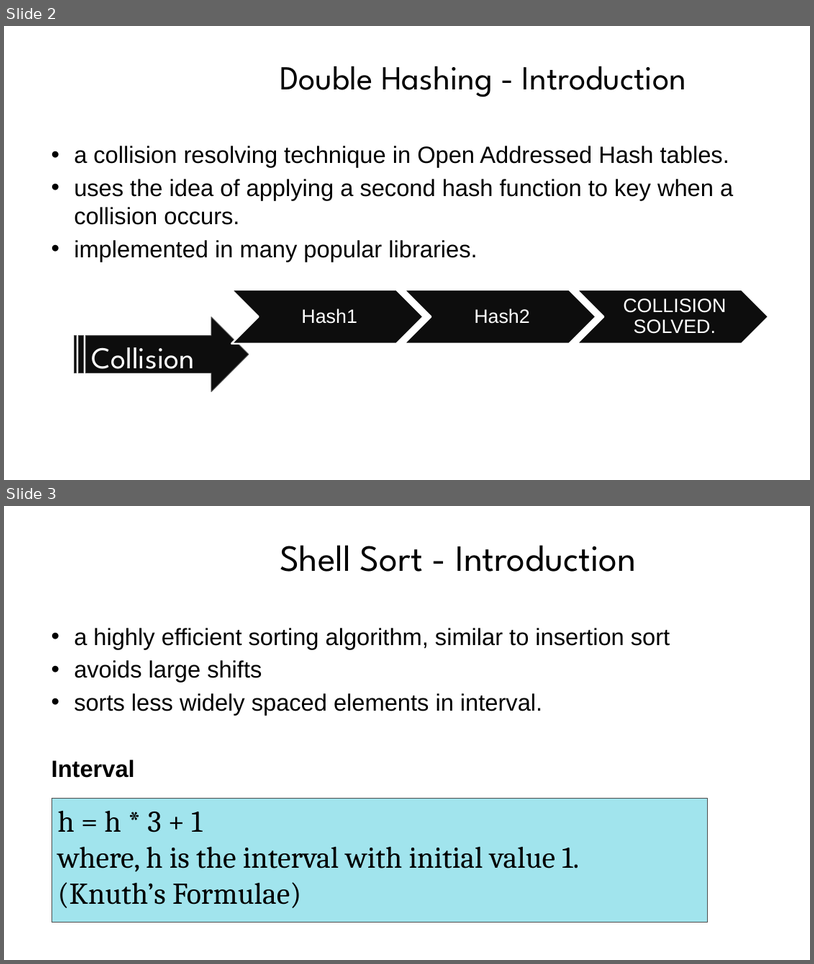
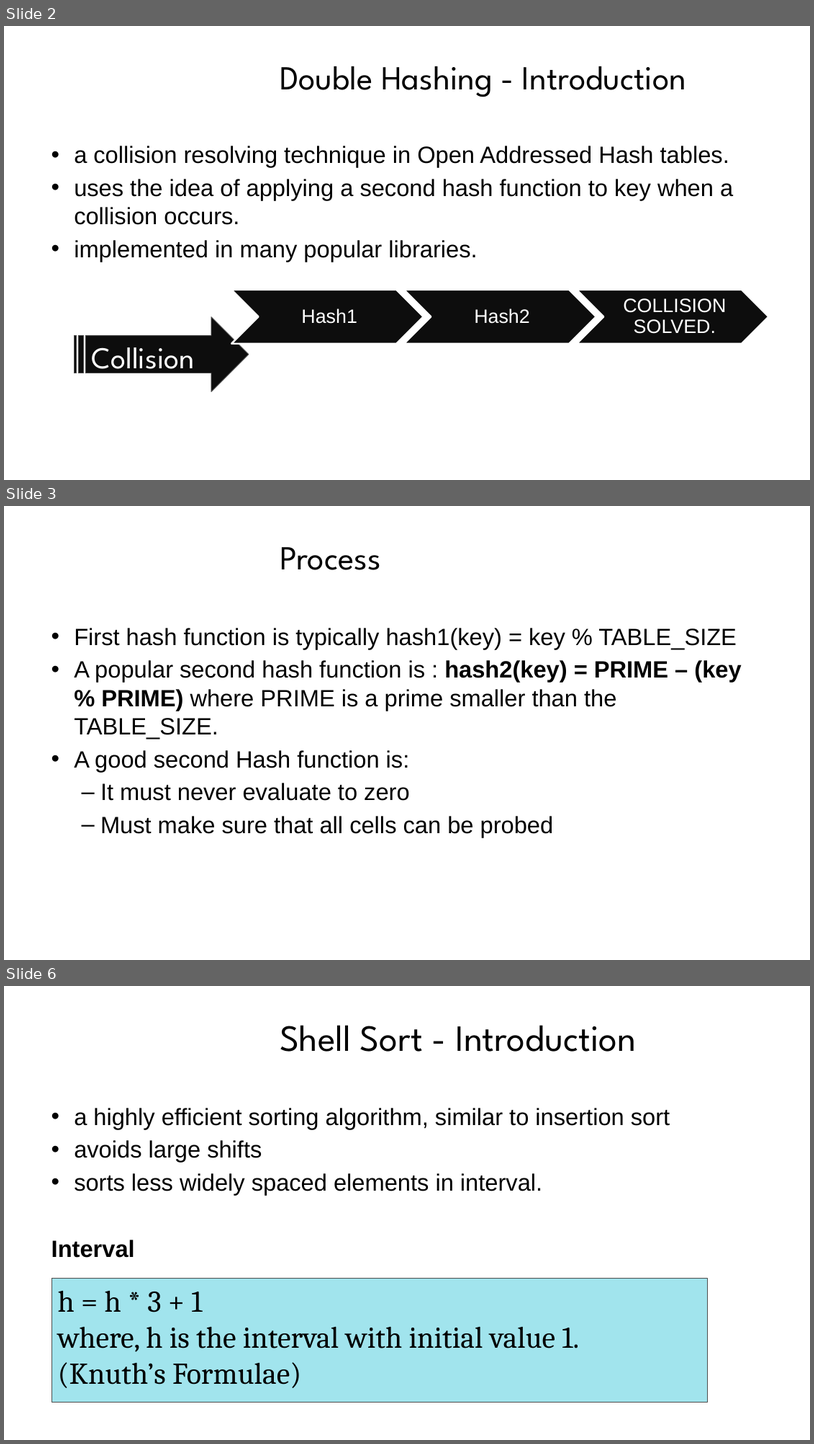
Before and after one commit to praash47/dsa, a slide deck: double_hash_and_shell_sort.pptx. Shown one above the other, each under a label of ours: slides 2 and 3 before the commit, slides 2, 3 and 6 after it; the slides between them are not shown. The pictures are 814x964 and 814x1444 pixels, drawn with LibreOffice and Linux fonts; fonts in the diff are those of the drawing; background and template pictures are left out. Boxes give left, top, right and bottom in pixels: in the first picture for what was removed or moved away, otherwise in the second. Text is boxed around its words. In the diff, an @@ line names an element or a change of style, - is before the commit and + after.

Commit message:
done

```diff
--- a/double_hash_and_shell_sort.pptx
+++ b/double_hash_and_shell_sort.pptx
@@ slide 3 added at box(4, 506, 810, 960), background picture (left out) @@
@@ title added at box(280, 547, 381, 570), 40 pt, text #000000 @@
+Process
@@ text added at box(74, 628, 741, 837), 28 pt, text #000000 @@
+• First hash function is typically hash1(key) = key % TABLE_SIZE
+• A popular second hash function is : hash2(key) = PRIME – (key % PRIME) where PRIME is a prime smaller than the TABLE_SIZE.
+• A good second Hash function is:
+  – It must never evaluate to zero
+  – Must make sure that all cells can be probed
@@ what was slide 3 is now slide 6 @@
```
Also in this commit, not shown: 2 other slides added.
